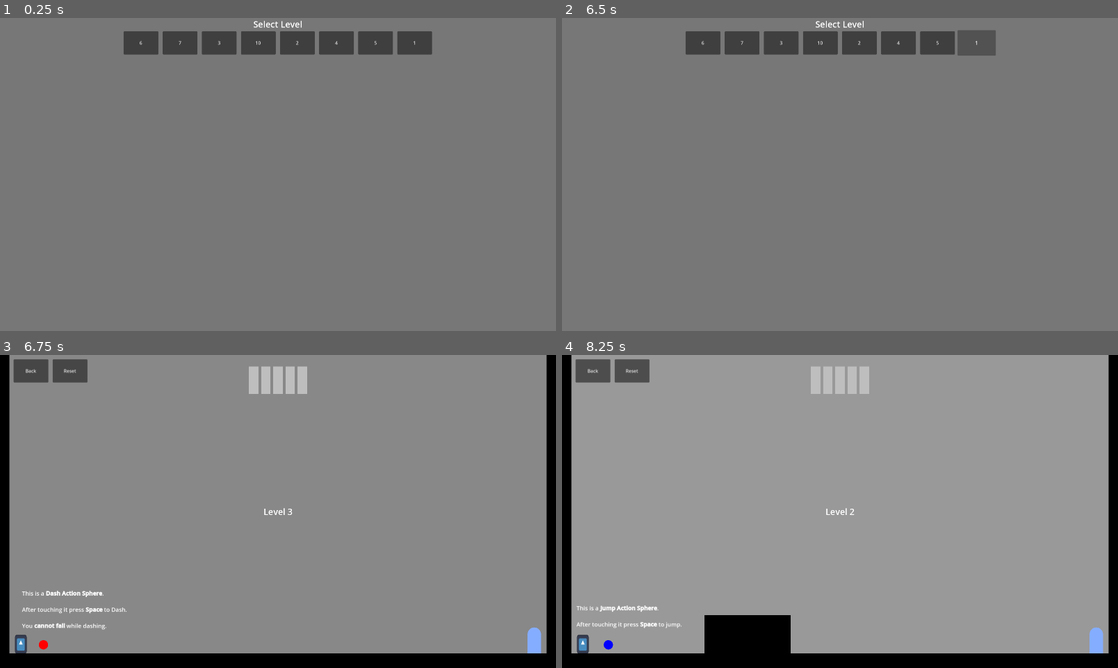
Above: before the commit, frames 1-4 (two rows, left to right).
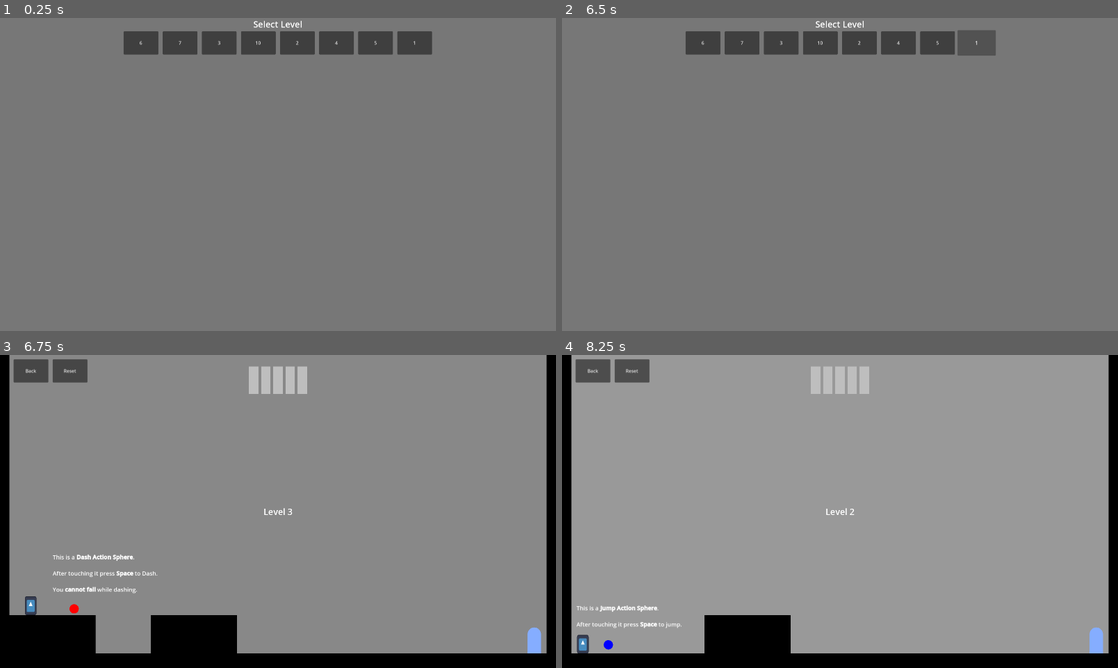
Above: after the commit, the same moments.

Repository: moaatt2/My-First-Game
Game: Godot game, scene res://scenes/level_select_screen.tscn
Two runs of this game, one before a commit and one after it. Both use one fixed random seed, a clock stepped at 60 frames per second and the inputs below. The engine's default icon, where the game draws it, is replaced by a stand-in: a white triangle on a blue panel in a dark square.
Inputs:
- Up to frame 1 (0.25 s): no input
- Up to frame 2 (6.5 s): click "7" at 0.5 s; click "Back" at 1.25 s; click "10" at 2 s; click "Back" at 2.75 s; click "1" at 3.5 s; click "Back" at 4.25 s; click "6" at 5 s; click "Back" at 5.75 s
- Up to frame 3 (6.75 s): click "3" at 6.5 s
- Up to frame 4 (8.25 s): click "Back" at 7.25 s; click "2" at 8 s

Frames 1-2 are identical in both runs. In frame 3, 4.6% of the frame differs, in the area x 1-43%, y 63-96%; in frame 4, nothing differs.

Commit message:
Revamp level 3 to better show that you can dash without dropping.

Diff:
--- a/levels/level_03.tscn
+++ b/levels/level_03.tscn
@@ -1,7 +1,15 @@
-[gd_scene load_steps=3 format=3 uid="uid://b464np1hui7xa"]
+[gd_scene load_steps=6 format=3 uid="uid://b464np1hui7xa"]
 
 [ext_resource type="PackedScene" uid="uid://d1jto5xje8v3o" path="res://levels/level_01.tscn" id="1_0mo0b"]
 [ext_resource type="PackedScene" uid="uid://chl4syoif26l2" path="res://scenes/ability_dash.tscn" id="3_p0vsl"]
+
+[sub_resource type="QuadMesh" id="QuadMesh_lear0"]
+
+[sub_resource type="RectangleShape2D" id="RectangleShape2D_85vqe"]
+size = Vector2(0.029800002, 0.0133000305)
+
+[sub_resource type="RectangleShape2D" id="RectangleShape2D_p0vsl"]
+size = Vector2(0.029799929, 0.0133000575)
 
 [node name="Level1" instance=ExtResource("1_0mo0b")]
 
@@ -9,13 +17,46 @@
 text = "Level 3"
 
 [node name="Tutorial Label" parent="." index="2"]
-offset_top = 808.0
-offset_right = 453.0
+offset_left = 182.0
+offset_top = 683.0
+offset_right = 559.0
+offset_bottom = 825.0
 text = "This is a [b]Dash Action Sphere[/b].
 
 After touching it press [b]Space[/b] to Dash.
 
 You [b]cannot fall[/b] while dashing."
 
-[node name="Dash" parent="." index="7" instance=ExtResource("3_p0vsl")]
-position = Vector2(150, 1000)
+[node name="Player" parent="." index="10"]
+position = Vector2(106, 897)
+
+[node name="Dash" parent="." index="11" instance=ExtResource("3_p0vsl")]
+position = Vector2(256, 876)
+
+[node name="Obstacle 1" type="StaticBody2D" parent="." index="12"]
+position = Vector2(-93.000854, -4848.0005)
+scale = Vector2(10000, 10000)
+
+[node name="MeshInstance2D" type="MeshInstance2D" parent="Obstacle 1" index="0"]
+modulate = Color(0, 0, 0, 1)
+position = Vector2(0.027400136, 0.58115005)
+scale = Vector2(0.029800007, 0.01330002)
+mesh = SubResource("QuadMesh_lear0")
+
+[node name="CollisionShape2D" type="CollisionShape2D" parent="Obstacle 1" index="1"]
+position = Vector2(0.027400084, 0.58115005)
+shape = SubResource("RectangleShape2D_85vqe")
+
+[node name="Obstacle 2" type="StaticBody2D" parent="." index="13"]
+position = Vector2(-20.000854, -4848.0005)
+scale = Vector2(10000, 10000)
+
+[node name="MeshInstance2D" type="MeshInstance2D" parent="Obstacle 2" index="0"]
+modulate = Color(0, 0, 0, 1)
+position = Vector2(0.06900191, 0.58115005)
+scale = Vector2(0.029800436, 0.0133000435)
+mesh = SubResource("QuadMesh_lear0")
+
+[node name="CollisionShape2D" type="CollisionShape2D" parent="Obstacle 2" index="1"]
+position = Vector2(0.06900005, 0.58115)
+shape = SubResource("RectangleShape2D_p0vsl")
